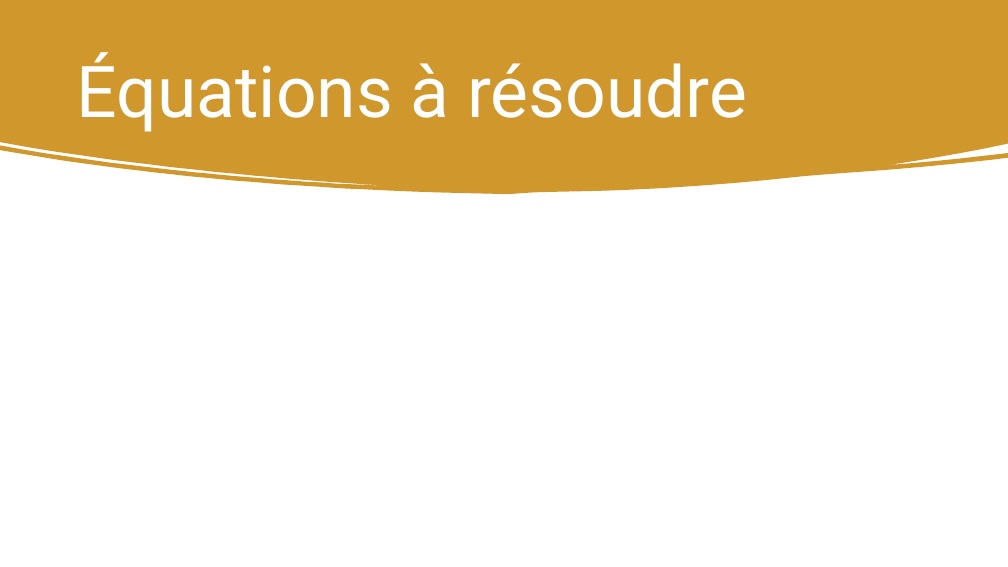
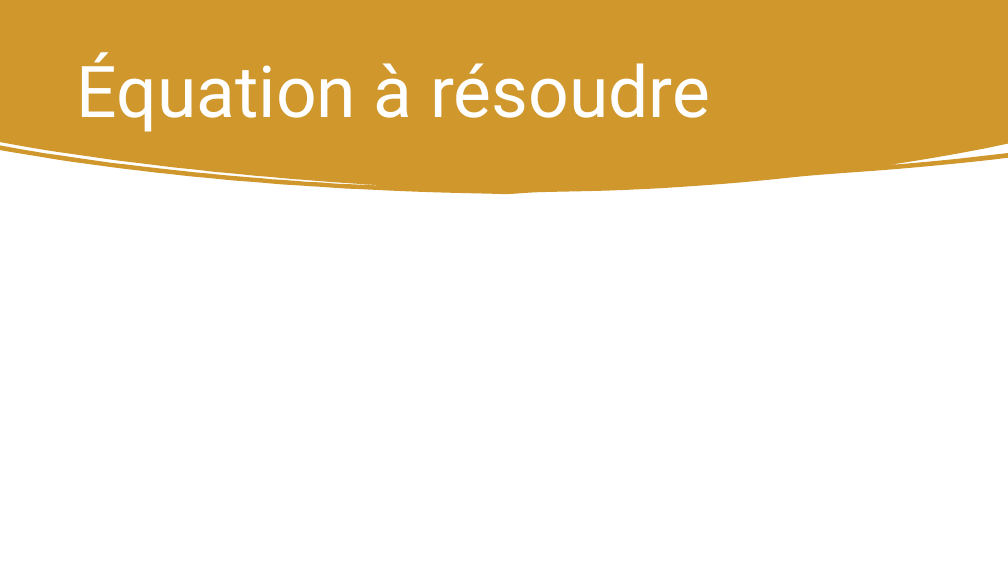
Before and after one commit to roroturgeon/GCH2545, a slide deck: slide 3 of Pâte à bagel.pptx. Drawn at 1008x567 pixels with LibreOffice and Linux fonts; fonts in the diff are those of the drawing; grey boxes stand for pictures. Boxes give left, top, right and bottom in pixels: in the first picture for what was removed or moved away, otherwise in the second. Text is boxed around its words. In the diff, an @@ line names an element or a change of style, - is before the commit and + after.

```diff
--- a/Pâte à bagel.pptx
+++ b/Pâte à bagel.pptx
@@ title at [77, 52, 710, 132]: text changed @@
-Équations à résoudre
+Équation à résoudre
```
